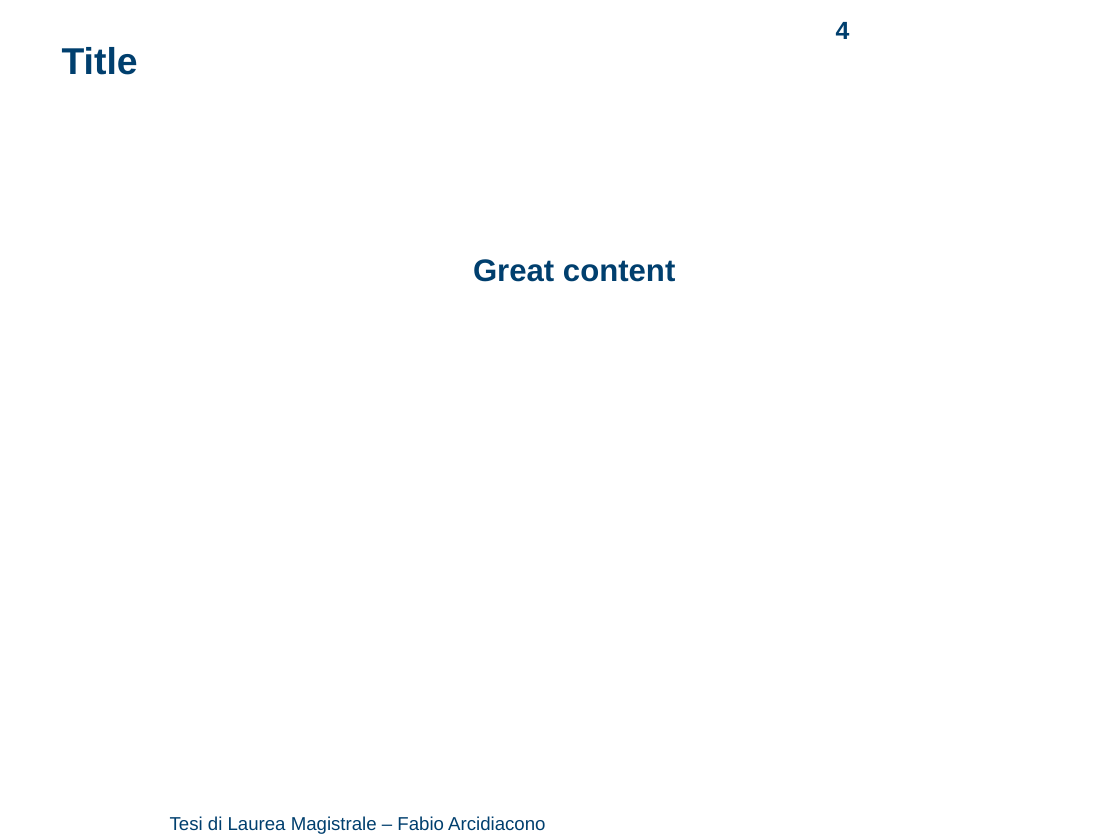
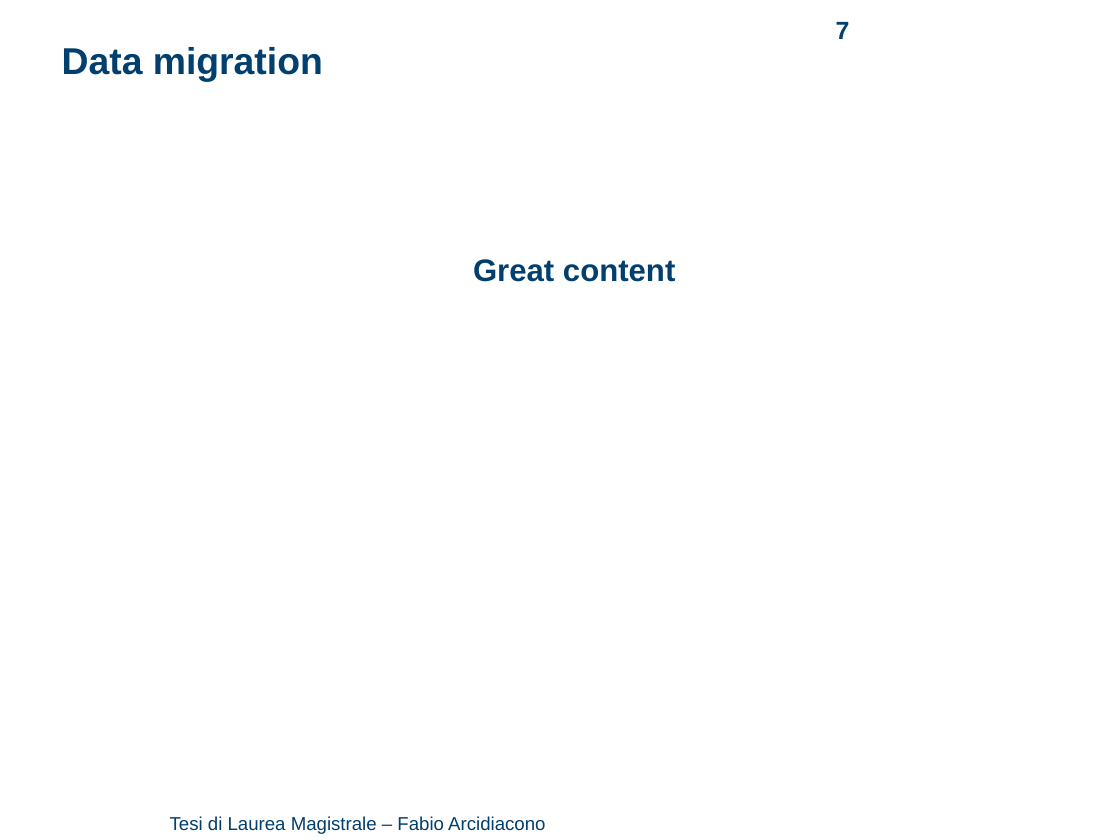
Before and after one commit to arci/thesis, a slide deck: slide 7 of presentation/ThesisPresentation.ppt (slide 4 before the commit). Drawn at 1120x840 pixels with LibreOffice and Linux fonts; fonts in the diff are those of the drawing; background and template pictures are left out. Boxes give left, top, right and bottom in pixels: in the first picture for what was removed or moved away, otherwise in the second. Text is boxed around its words. In the diff, an @@ line names an element or a change of style, - is before the commit and + after.

```diff
--- a/presentation/ThesisPresentation.ppt
+++ b/presentation/ThesisPresentation.ppt
@@ page number at box(836, 22, 850, 39): text changed @@
-4
+7
@@ text at box(62, 47, 323, 82): text changed @@
-Title
+Data migration
```
Also in this commit, not shown: 2 other slides changed, 11 slides added, 4 slides removed, 1 other file.
